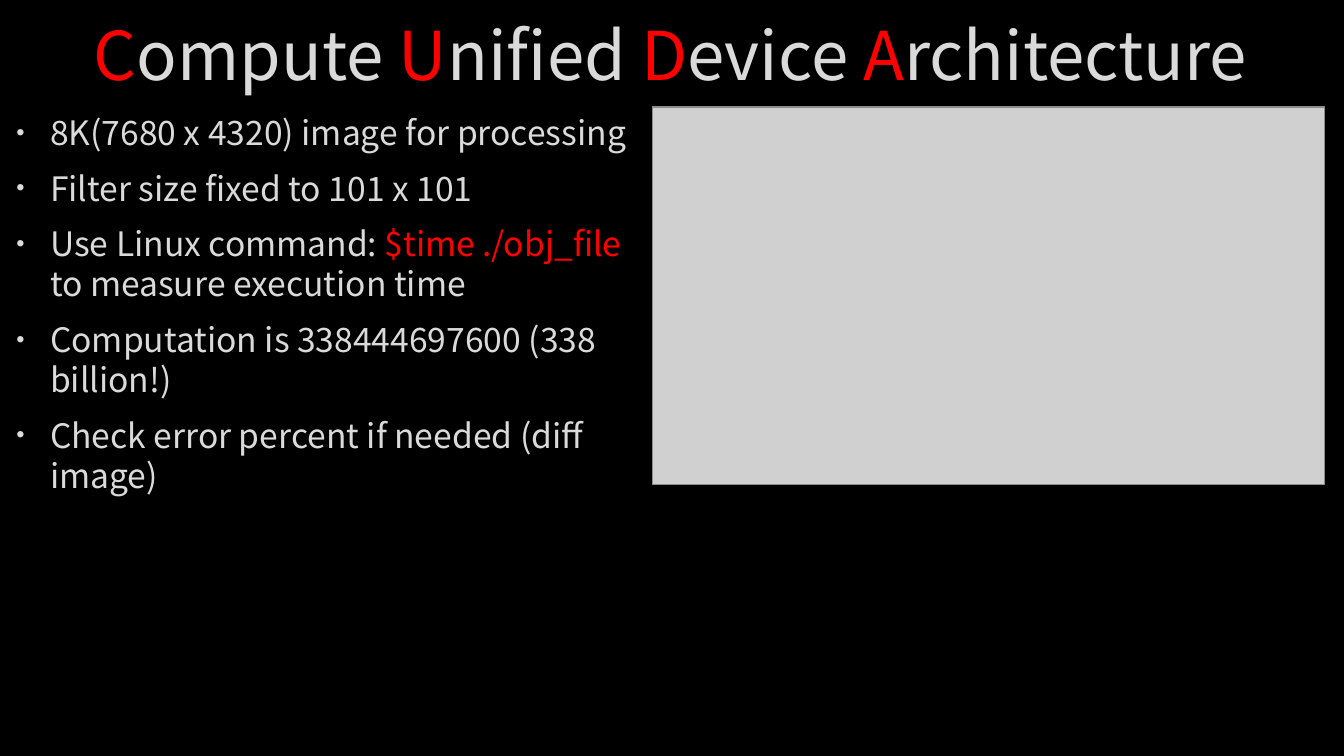
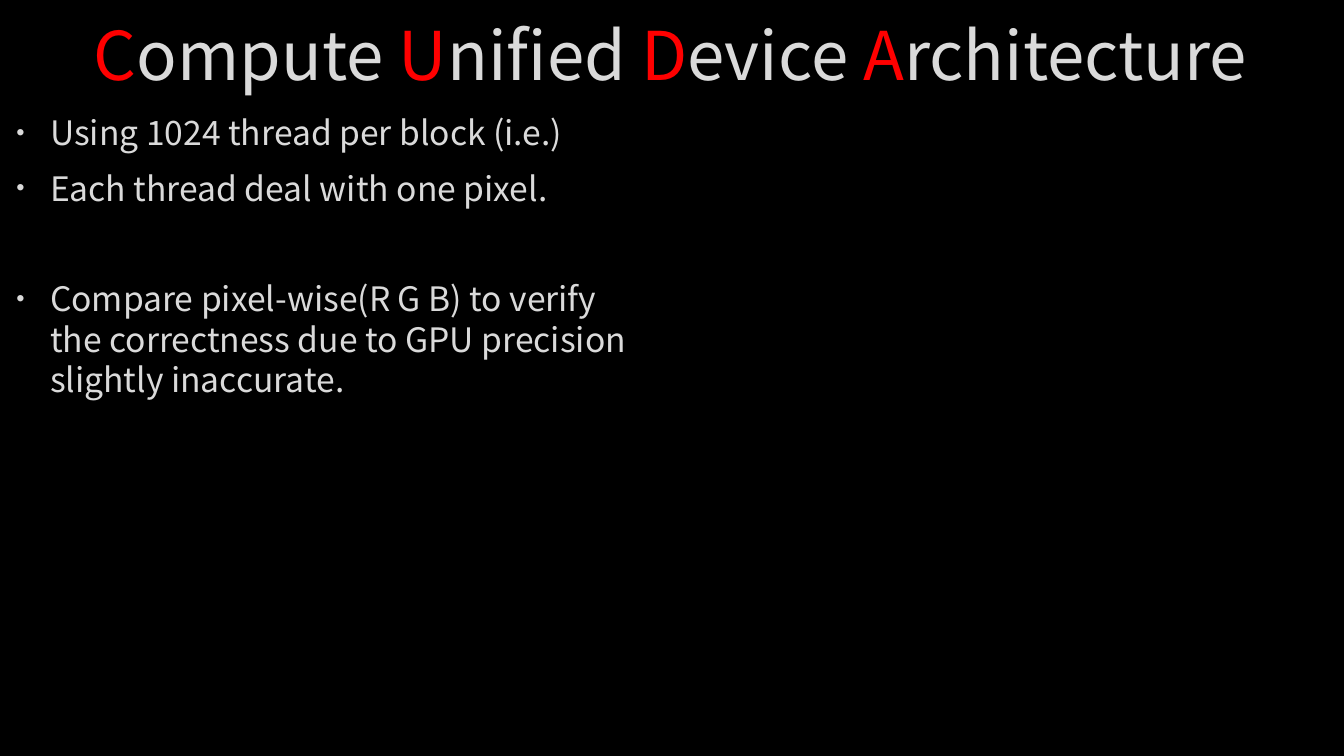
Before and after one commit to Alfons0329/Parallel_Programming_Fall_2018, a slide deck: slide 8 of Final Project/Report.pptx. Drawn at 1344x756 pixels with LibreOffice and Linux fonts; fonts in the diff are those of the drawing; grey boxes stand for pictures; background and template pictures are left out. Boxes give left, top, right and bottom in pixels: in the first picture for what was removed or moved away, otherwise in the second. Text is boxed around its words. In the diff, an @@ line names an element or a change of style, - is before the commit and + after.

```diff
--- a/Final Project/Report.pptx
+++ b/Final Project/Report.pptx
@@ text at [50,117,626,401]: text changed @@
-• 8K(7680 x 4320) image for processing
-• Filter size fixed to 101 x 101
-• Use Linux command: $time ./obj_file to measure execution time
-• Computation is 338444697600 (338 billion!)
-• Check error percent if needed (diff image)
+• Using 1024 thread per block (i.e.)
+• Each thread deal with one pixel.
+• Compare pixel-wise(R G B) to verify the correctness due to GPU precision slightly inaccurate.
@@ picture removed at [652,107,1324,485] @@
```
Also in this commit, not shown: 3 other slides changed, 3 slides added.
